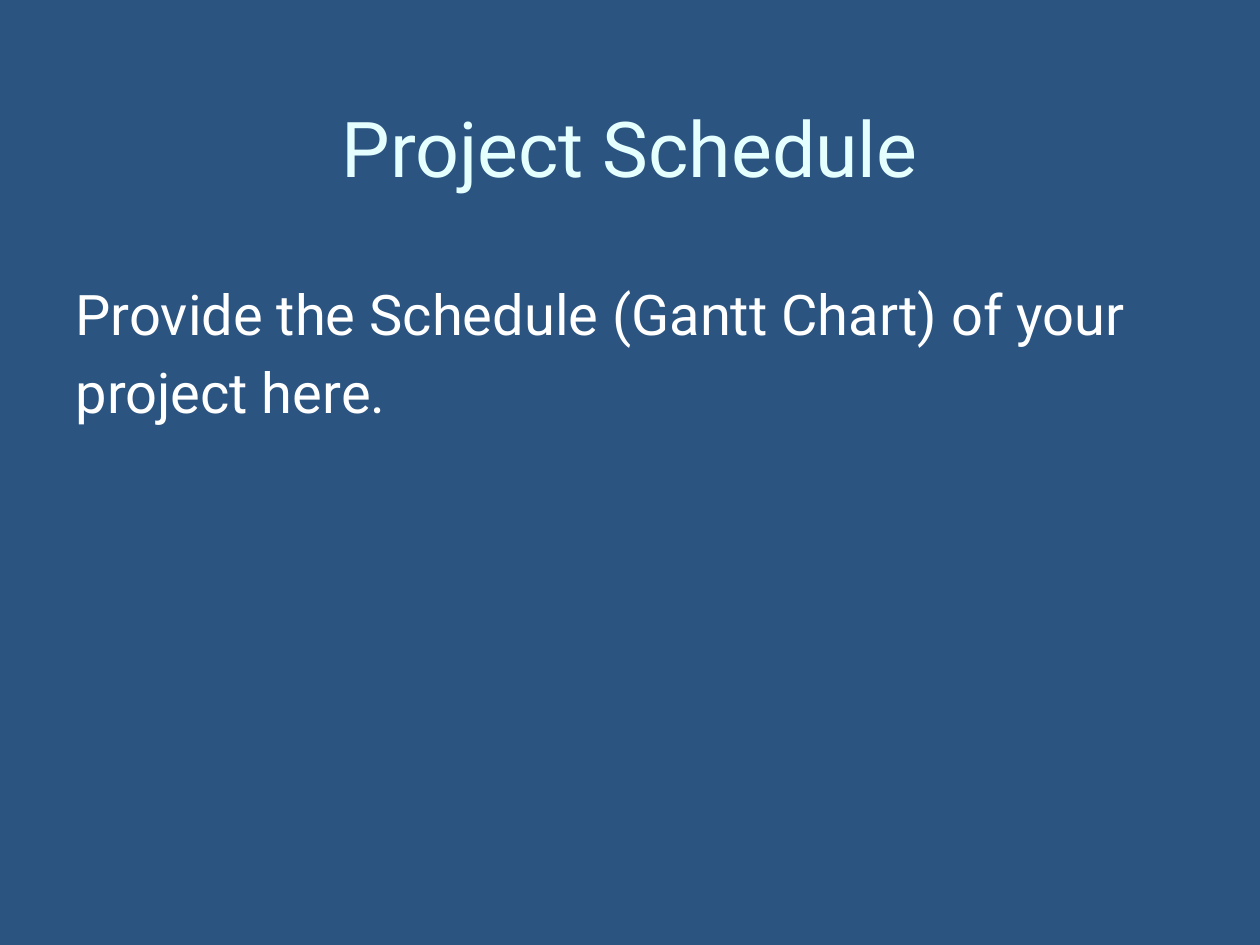
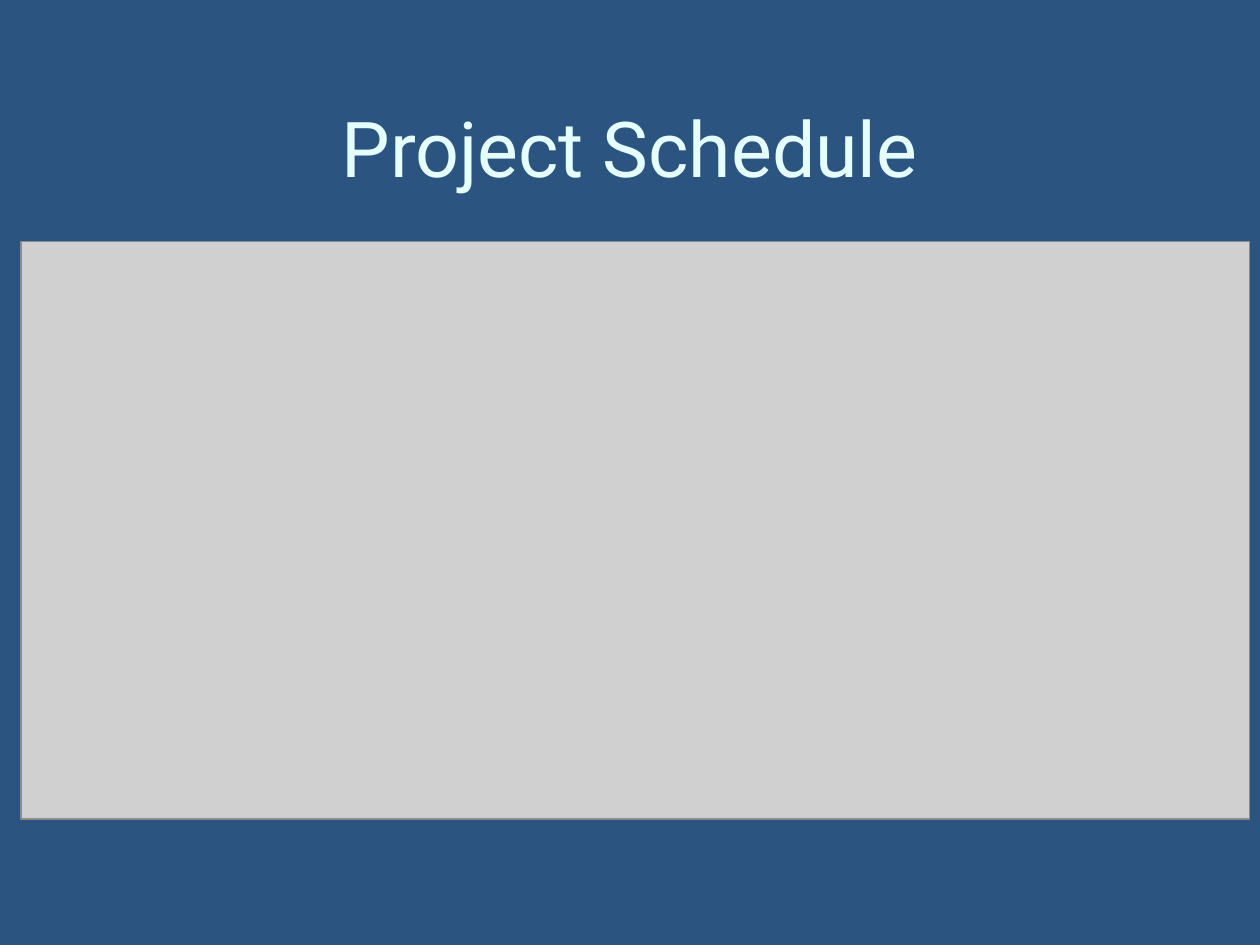
Before and after one commit to bc220403459/food_waste_management_system, a slide deck: slide 6 of documentation/2_FinalPresentation.pptx (slide 5 before the commit). Drawn at 1260x945 pixels with LibreOffice and Linux fonts; fonts in the diff are those of the drawing; grey boxes stand for pictures; background and template pictures are left out. Boxes give left, top, right and bottom in pixels: in the first picture for what was removed or moved away, otherwise in the second. Text is boxed around its words. In the diff, an @@ line names an element or a change of style, - is before the commit and + after.

```diff
--- a/documentation/2_FinalPresentation.pptx
+++ b/documentation/2_FinalPresentation.pptx
@@ picture added at <box>21,242,1250,819</box> @@
@@ text removed at <box>76,290,1124,425</box> @@
-Provide the Schedule (Gantt Chart) of your
-project here.
```
Also in this commit, not shown: 7 other slides changed, 27 slides added, 2 slides removed, 5 other files.
